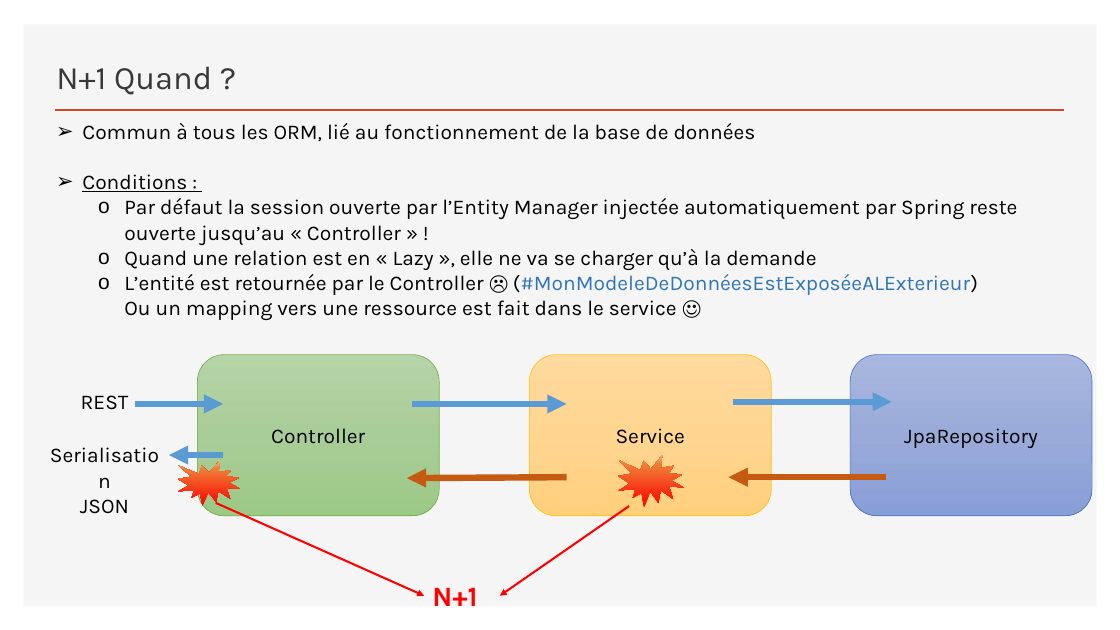
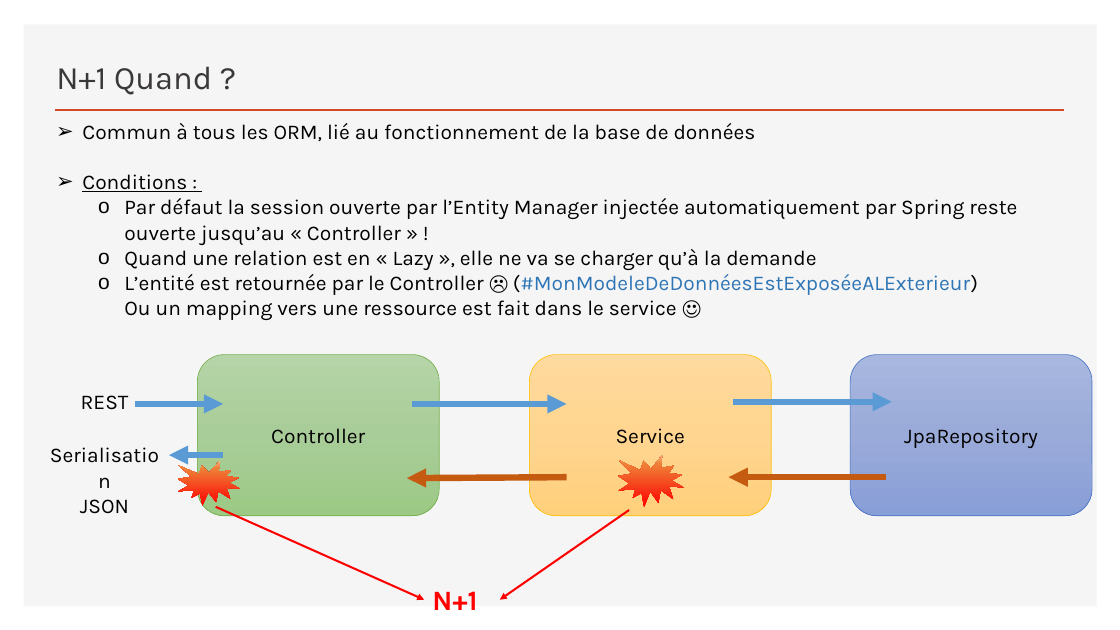
Before and after one commit to sebzuki/hibernate, a slide deck: slide 13 of JPA-HIBERNATE.pptx. Drawn at 1120x630 pixels with LibreOffice and Linux fonts; fonts in the diff are those of the drawing. Boxes give left, top, right and bottom in pixels: in the first picture for what was removed or moved away, otherwise in the second. Text is boxed around its words. In the diff, an @@ line names an element or a change of style, - is before the commit and + after.

Commit message:
update

```diff
--- a/JPA-HIBERNATE.pptx
+++ b/JPA-HIBERNATE.pptx
@@ 2 arrows, 1 text moved together from (x1=216, y1=503, x2=629, y2=606) to (x1=216, y1=507, x2=629, y2=610) @@
```
Also in this commit, not shown: 4 other slides changed.
